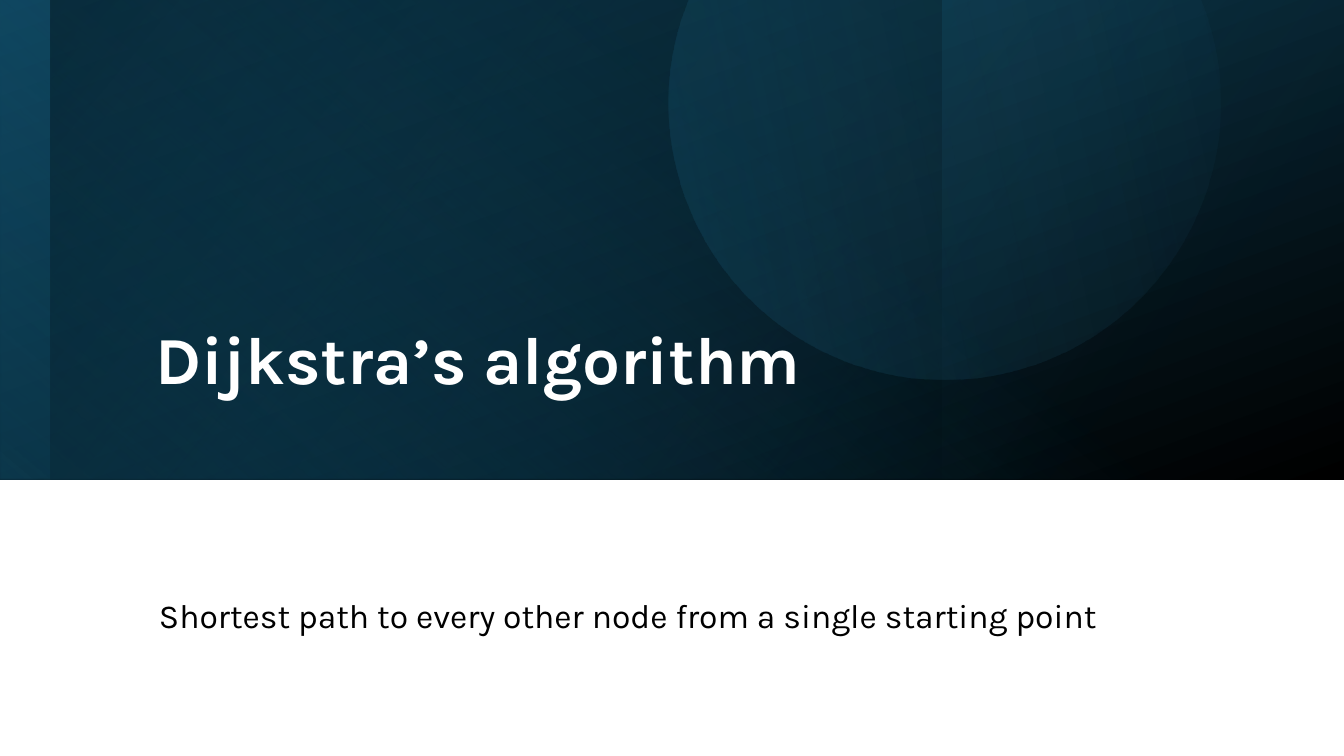
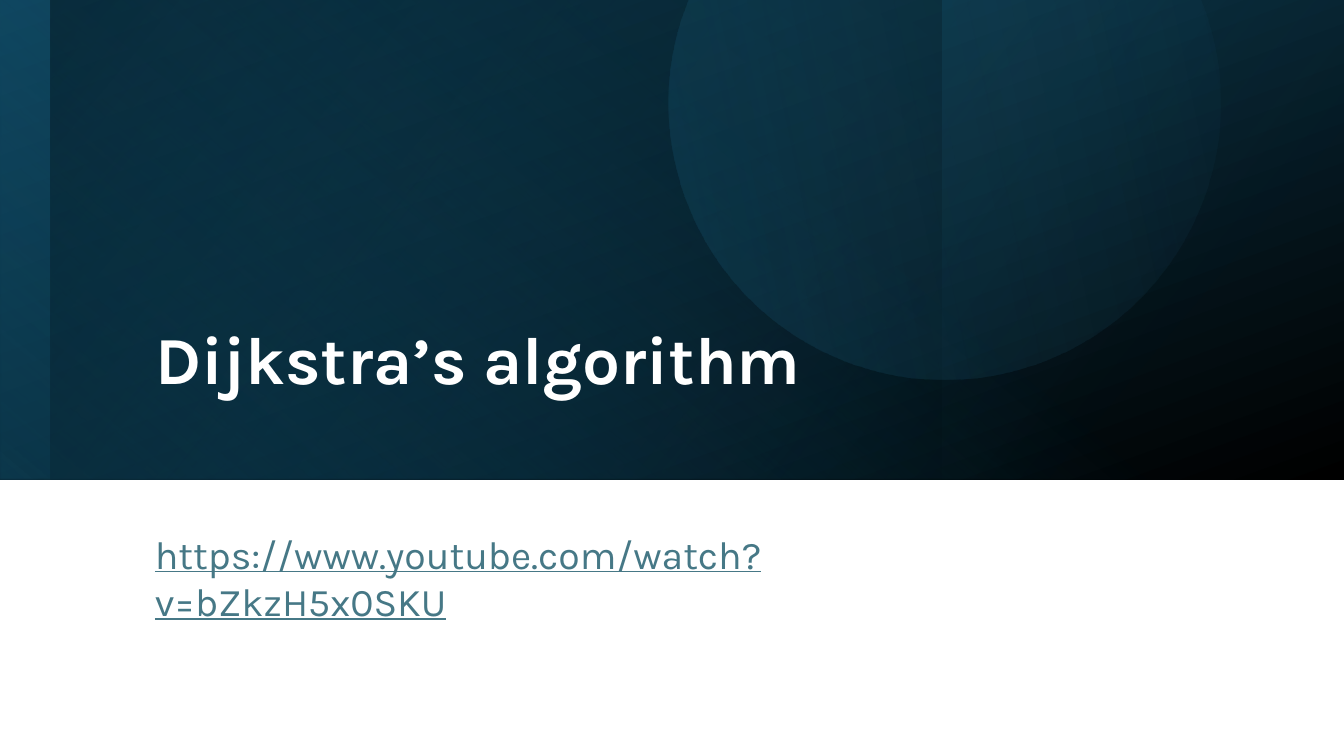
Before and after one commit to RobertNagy299/dsa-i-teaching, a slide deck: slide 32 of MyOwnPresentations/pptx/Min_Span_Tree_Shortest_Path_X.pptx (slide 31 before the commit). Drawn at 1344x756 pixels with LibreOffice and Linux fonts; fonts in the diff are those of the drawing. Boxes give left, top, right and bottom in pixels: in the first picture for what was removed or moved away, otherwise in the second. Text is boxed around its words. In the diff, an @@ line names an element or a change of style, - is before the commit and + after.

```diff
--- a/MyOwnPresentations/pptx/Min_Span_Tree_Shortest_Path_X.pptx
+++ b/MyOwnPresentations/pptx/Min_Span_Tree_Shortest_Path_X.pptx
@@ text added at (x1=155, y1=540, x2=762, y2=620), 28 pt, text #467886, underline @@
+https://www.youtube.com/watch?v=bZkzH5x0SKU
@@ text removed at (x1=159, y1=605, x2=1097, y2=637) @@
-Shortest path to every other node from a single starting point
```
Also in this commit, not shown: 4 other slides changed, 1 slide added, 3 slides removed, 19 other files.
